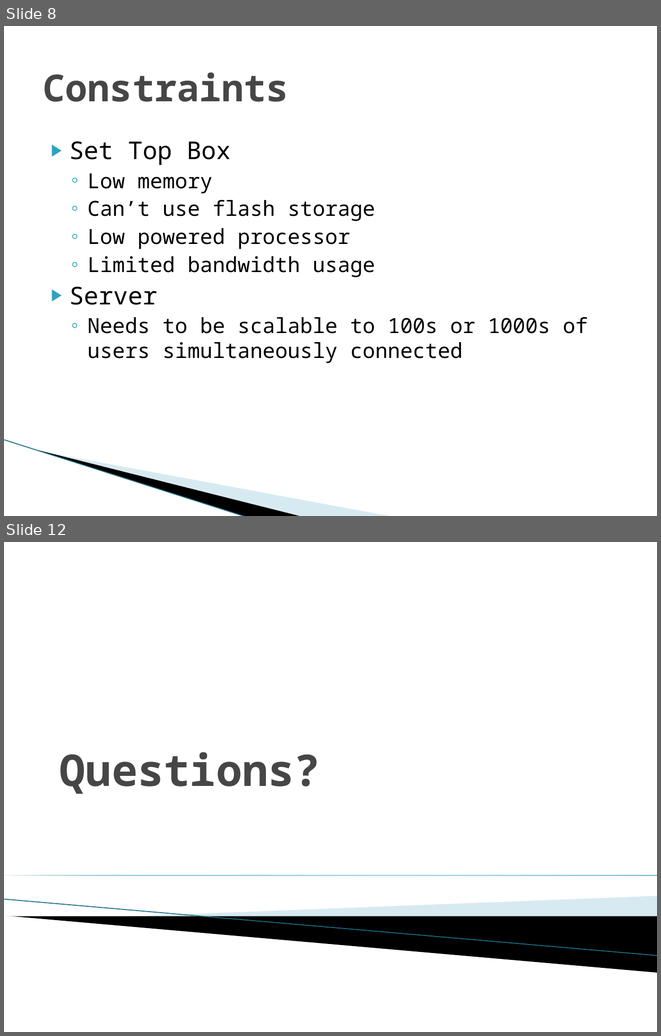
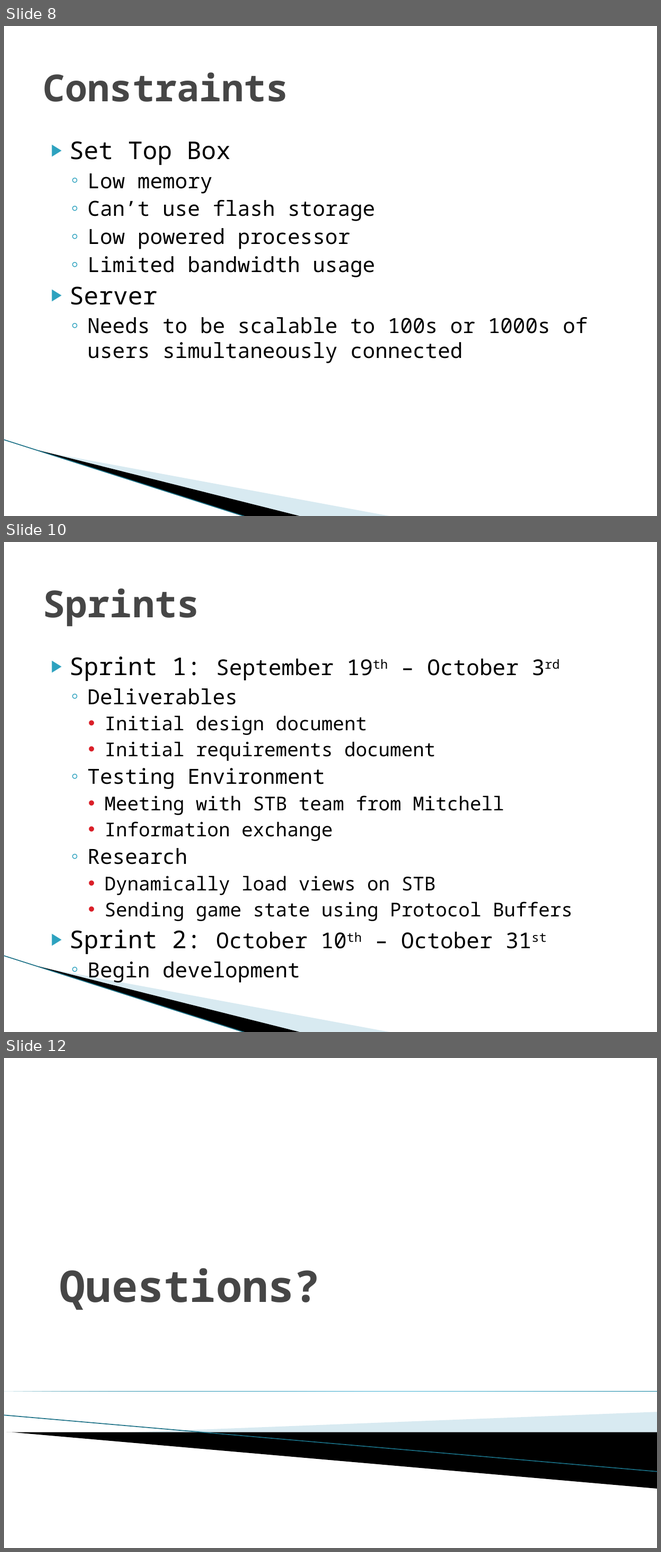
Before and after one commit to SDSMT-CSC/STBMF, a slide deck: Sprint1_Documents/Sprint 1 Review.pptx. Shown one above the other, each under a label of ours: slides 8 and 12 before the commit, slides 8, 10 and 12 after it; the slides between them are not shown. The pictures are 661x1036 and 661x1552 pixels, drawn with LibreOffice and Linux fonts; fonts in the diff are those of the drawing; background and template pictures are left out. Boxes give left, top, right and bottom in pixels: in the first picture for what was removed or moved away, otherwise in the second. Text is boxed around its words. In the diff, an @@ line names an element or a change of style, - is before the commit and + after.

Commit message:
Updated the sprint 1 powerpoint. Added dataflow for STB

```diff
--- a/Sprint1_Documents/Sprint 1 Review.pptx
+++ b/Sprint1_Documents/Sprint 1 Review.pptx
@@ slide 10 added at box(4, 542, 657, 1032), background #FFFFFF; not listed: 3 template elements that a slide beside it also shows @@
@@ title added at box(43, 588, 200, 626), 41 pt, text #464646, bold @@
+Sprints
@@ text added at box(69, 656, 573, 983), 21 pt, text #000000 @@
+▶ Sprint 1: September 19th – October 3rd
+  ◦ Deliverables
+    • Initial design document
+    • Initial requirements document
+  ◦ Testing Environment
+    • Meeting with STB team from Mitchell
+    • Information exchange
+  ◦ Research
+    • Dynamically load views on STB
+    • Sending game state using Protocol Buffers
+▶ Sprint 2: October 10th – October 31st
+  ◦ Begin development
```
Also in this commit, not shown: 5 slides changed, 1 other slide added, 2 slides removed, 3 other files.
